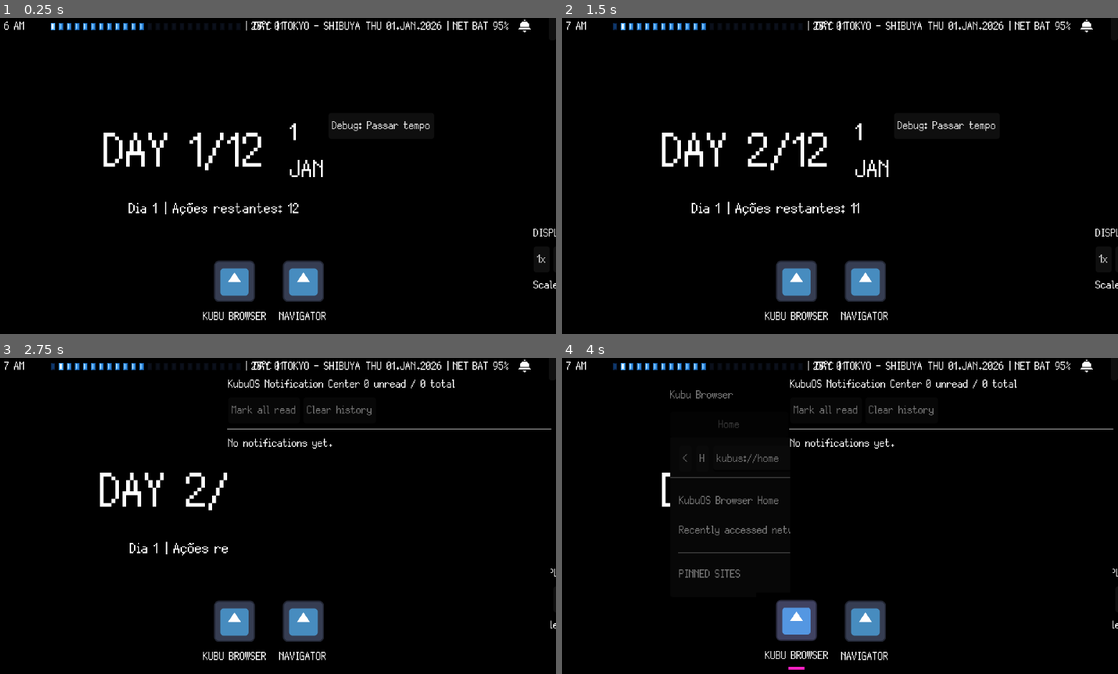
Above: before the commit, frames 1-4 (two rows, left to right).
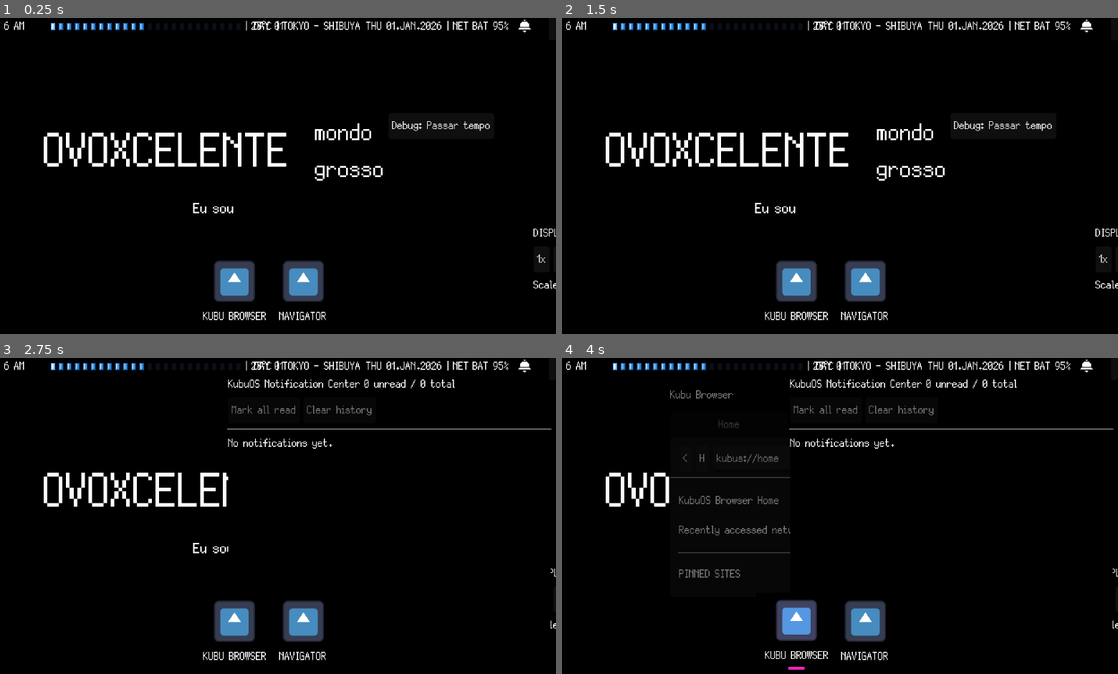
Above: after the commit, the same moments.

Repository: GYU-GAZE/NULL-NETWORK
Game: Godot game, scene res://core/main.tscn
The game is run twice, just before and just after one commit, with the same random seed, the same clock (stepped at 60 frames per second) and the same inputs. The engine's default icon, where the game draws it, is replaced by a stand-in: a white triangle on a blue panel in a dark square.
Inputs (mouse positions are in pixels of both pictures, inside the frame that each line leads up to):
- Up to frame 1 (0.25 s): no input
- Up to frame 2 (1.5 s): click "Debug: Passar tempo" at 0.5 s; click "1x" at 1.25 s
- Up to frame 3 (2.75 s): click (522, 364) at 2 s
- Up to frame 4 (4 s): click (795, 620) at 2.77 s; click "P" at 3.5 s

The runs differ from the first frame. In frame 1, 3.3% of the frame differs, in the area x 7-89%, y 32-63%; in frame 2, 3.2%; in frame 3, 1.8%; in frame 4, 0.6%.
Error after the commit: Parse Error: Cannot find member "SCALE_3X" in base "KubuDisplaySettings.ScaleMode". (res://systems/desktop/desktop.gd:108)

Commit message:
refactor(display): constrain pixel-perfect scaling to 1x and 2x

Diff:
--- a/core/autoloads/kubu_display_setting.gd
+++ b/core/autoloads/kubu_display_setting.gd
@@ -4,9 +4,7 @@
 enum ScaleMode {
 	AUTO,
 	SCALE_1X,
-	SCALE_2X,
-	SCALE_3X,
-	SCALE_4X
+	SCALE_2X
 }
 
 enum DisplayMode {
@@ -25,19 +23,18 @@
 
 const CONFIG_PATH: String = "user://display_settings.cfg"
 const MIN_PIXEL_SCALE: int = 1
-const MAX_PIXEL_SCALE: int = 4
+const MAX_PIXEL_SCALE: int = 2
 
 @export_category("Defaults")
 @export var default_scale_mode: ScaleMode = ScaleMode.SCALE_2X
 @export var default_display_mode: DisplayMode = DisplayMode.WINDOWED
 @export var default_windowed_size: Vector2i = Vector2i(1280, 720)
 
-@export_category("Windowed Mode")
-@export var minimum_windowed_size: Vector2i = Vector2i(640, 360)
+@export_category("Logical Workspace")
+@export var minimum_logical_window_size: Vector2i = Vector2i(640, 360)
 @export var center_window_after_apply: bool = false
 
 @export_category("Automatic Pixel Scale")
-@export var max_auto_scale: int = MAX_PIXEL_SCALE
 @export var minimum_auto_workspace: Vector2i = Vector2i(640, 360)
 
 var current_scale_mode: ScaleMode = ScaleMode.SCALE_2X
@@ -102,6 +99,7 @@
 	current_scale = _resolve_scale()
 	_apply_window_mode()
 	_apply_content_scale()
+	_apply_minimum_window_size()
 
 	if current_display_mode == DisplayMode.WINDOWED:
 		var target_size: Vector2i = _sanitize_windowed_size(current_windowed_size)
@@ -148,29 +146,34 @@
 		DisplayMode.WINDOWED:
 			_root_window.mode = Window.MODE_WINDOWED
 			_root_window.borderless = false
-
 		DisplayMode.BORDERLESS_FULLSCREEN:
 			_root_window.borderless = true
 			_root_window.mode = Window.MODE_FULLSCREEN
-
 		DisplayMode.EXCLUSIVE_FULLSCREEN:
 			_root_window.borderless = false
 			_root_window.mode = Window.MODE_EXCLUSIVE_FULLSCREEN
 
 
 func _apply_content_scale() -> void:
-	# O KubuOS funciona como uma aplicação de desktop escalável:
-	# a janela define o espaço disponível e content_scale_factor define
-	# quantos pixels físicos cada unidade lógica ocupa.
-	#
-	# CONTENT_SCALE_MODE_DISABLED impede o Godot de preservar um framebuffer
-	# virtual fixo, eliminando letterbox e permitindo que a área útil cresça.
+	## O framebuffer lógico cresce e encolhe com a janela. Apenas a densidade
+	## visual muda entre 1x e 2x, mantendo todos os tamanhos de UI em inteiros.
 	_root_window.content_scale_mode = Window.CONTENT_SCALE_MODE_DISABLED
 	_root_window.content_scale_size = Vector2i.ZERO
 	_root_window.content_scale_factor = float(current_scale)
 	_root_window.content_scale_stretch = Window.CONTENT_SCALE_STRETCH_INTEGER
 
 
+func _apply_minimum_window_size() -> void:
+	if _root_window == null:
+		return
+
+	if current_display_mode != DisplayMode.WINDOWED:
+		_root_window.min_size = Vector2i.ZERO
+		return
+
+	_root_window.min_size = _get_physical_minimum_window_size()
+
+
 func _refresh_display_geometry() -> void:
 	_geometry_refresh_queued = false
 
@@ -180,6 +183,7 @@
 	current_physical_size = _root_window.size
 	current_scale = _resolve_scale()
 	_apply_content_scale()
+	_apply_minimum_window_size()
 	current_logical_size = _calculate_logical_size(
 		current_physical_size,
 		current_scale
@@ -231,41 +235,26 @@
 			return 1
 		ScaleMode.SCALE_2X:
 			return 2
-		ScaleMode.SCALE_3X:
-			return 3
-		ScaleMode.SCALE_4X:
-			return 4
 
 	return 2
 
 
 func _get_best_auto_scale_for_current_screen() -> int:
-	# AUTO representa a densidade recomendada para o monitor, não uma reação
-	# ao tamanho atual da janela. Assim, redimensionar a janela aumenta ou
-	# reduz o workspace sem consumir o espaço novo trocando de escala.
 	var screen_index: int = DisplayServer.window_get_current_screen()
 	var usable_rect: Rect2i = DisplayServer.screen_get_usable_rect(screen_index)
 	var available_physical_size: Vector2i = usable_rect.size
-	var upper_bound: int = clampi(
-		max_auto_scale,
-		MIN_PIXEL_SCALE,
-		MAX_PIXEL_SCALE
-	)
-	var best_scale: int = MIN_PIXEL_SCALE
-
-	for candidate_scale in range(MIN_PIXEL_SCALE, upper_bound + 1):
-		var candidate_workspace: Vector2i = _calculate_logical_size(
-			available_physical_size,
-			candidate_scale
-		)
-
-		if (
-			candidate_workspace.x >= minimum_auto_workspace.x
-			and candidate_workspace.y >= minimum_auto_workspace.y
-		):
-			best_scale = candidate_scale
-
-	return best_scale
+	var required_for_2x := Vector2i(
+		minimum_auto_workspace.x * 2,
+		minimum_auto_workspace.y * 2
+	)
+
+	if (
+		available_physical_size.x >= required_for_2x.x
+		and available_physical_size.y >= required_for_2x.y
+	):
+		return 2
+
+	return 1
 
 
 func _calculate_logical_size(physical_size: Vector2i, scale: int) -> Vector2i:
@@ -277,10 +266,26 @@
 	)
 
 
+func _get_physical_minimum_window_size() -> Vector2i:
+	var screen_index: int = DisplayServer.window_get_current_screen()
+	var usable_rect: Rect2i = DisplayServer.screen_get_usable_rect(screen_index)
+	var requested := Vector2i(
+		minimum_logical_window_size.x * current_scale,
+		minimum_logical_window_size.y * current_scale
+	)
+
+	return Vector2i(
+		min(requested.x, max(1, usable_rect.size.x)),
+		min(requested.y, max(1, usable_rect.size.y))
+	)
+
+
 func _sanitize_windowed_size(requested_size: Vector2i) -> Vector2i:
+	var minimum_size: Vector2i = _get_physical_minimum_window_size()
+
 	return Vector2i(
-		max(minimum_windowed_size.x, requested_size.x),
-		max(minimum_windowed_size.y, requested_size.y)
+		max(minimum_size.x, requested_size.x),
+		max(minimum_size.y, requested_size.y)
 	)
 
 
@@ -296,12 +301,14 @@
 func _load_settings() -> void:
 	current_scale_mode = default_scale_mode
 	current_display_mode = default_display_mode
-	current_windowed_size = _sanitize_windowed_size(default_windowed_size)
+	current_scale = 2 if default_scale_mode != ScaleMode.SCALE_1X else 1
+	current_windowed_size = default_windowed_size
 
 	var config := ConfigFile.new()
 	var err: Error = config.load(CONFIG_PATH)
 
 	if err != OK:
+		current_windowed_size = _sanitize_windowed_size(current_windowed_size)
 		return
 
 	var saved_scale_mode: int = int(config.get_value(
@@ -313,6 +320,8 @@
 	if saved_scale_mode >= 0 and saved_scale_mode < ScaleMode.size():
 		current_scale_mode = saved_scale_mode as ScaleMode
 
+	current_scale = _resolve_scale()
+
 	var saved_display_mode: int = int(config.get_value(
 		"display",
 		"display_mode",
